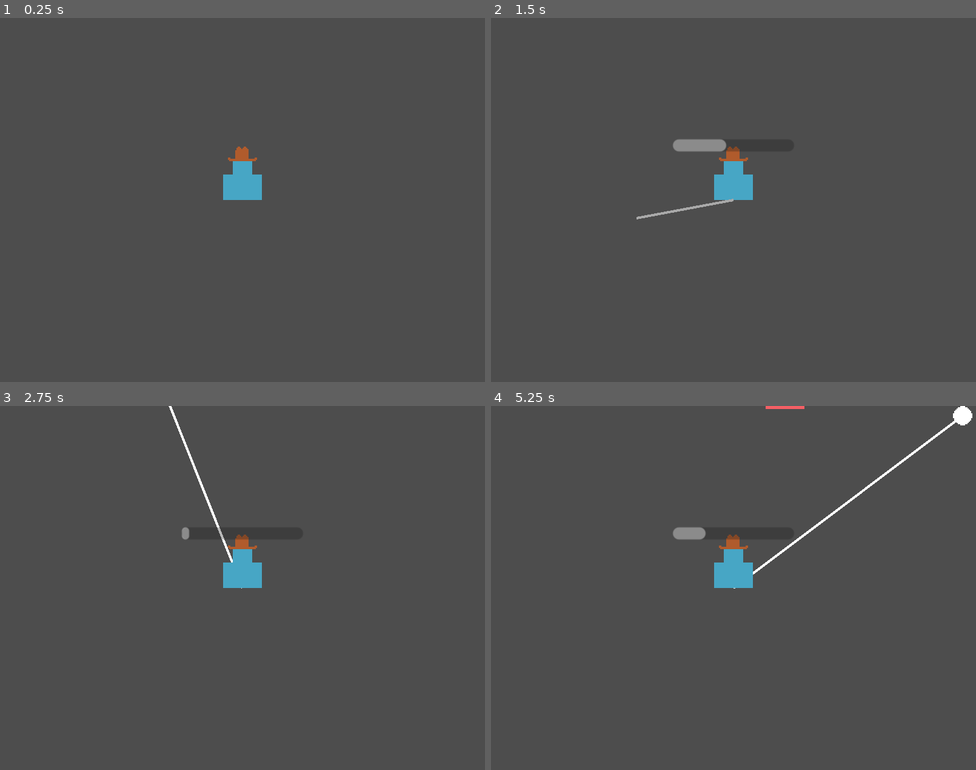
Above: before the commit, frames 1-4 (two rows, left to right).
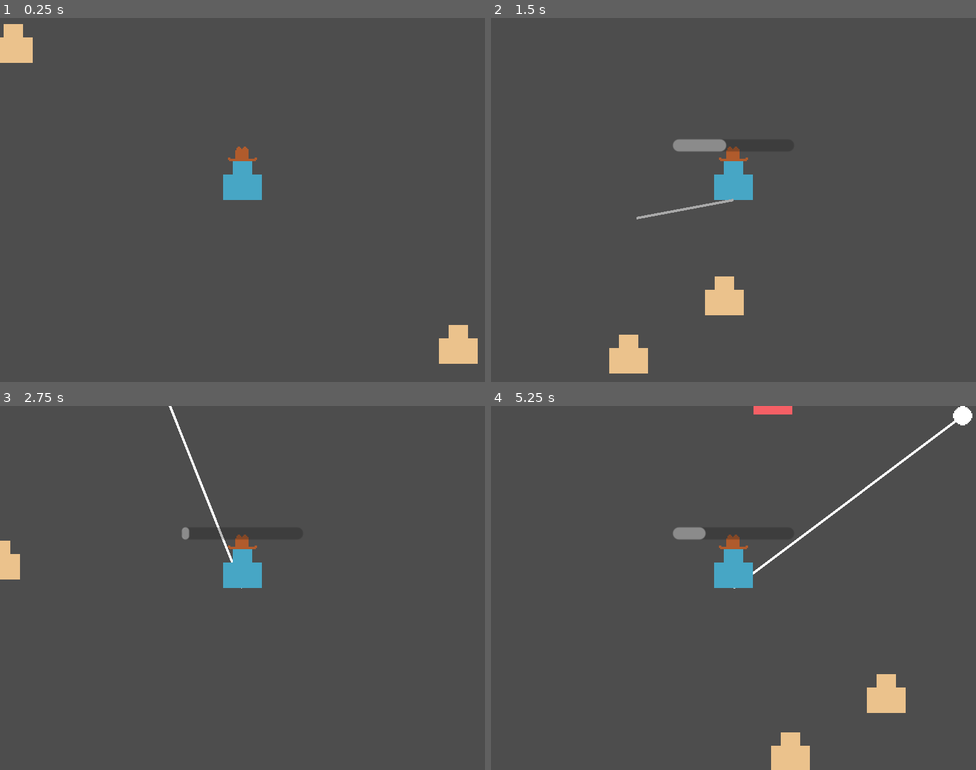
Above: after the commit, the same moments.

Repository: martindzejky/gmtk2025
Game: Godot game, scene res://main.tscn
Same seed, same stepped clock (60 frames per second), same inputs: the game is played once before the commit and once after it.
Inputs (mouse positions are in pixels of both pictures, inside the frame that each line leads up to):
- Up to frame 1 (0.25 s): no input
- Up to frame 2 (1.5 s): tap Enter at 0.5 s; move the mouse to (840, 181) at 0.52 s; hold D (move_right) 0.53-1.28 s; tap Shift (dash) at 0.6, 1.35 s; move the mouse to (636, 218) at 1.27 s; hold S (move_down) from 1.28 s (still down)
- Up to frame 3 (2.75 s): move the mouse to (291, 507) at 2.02 s; release S (move_down) at 2.03 s; hold D (move_right) from 2.03 s (still down); click (291, 507) at 2.1 s; tap Shift (dash) at 2.3 s
- Up to frame 4 (5.25 s): move the mouse to (709, 660) at 2.77 s; release D (move_right) at 2.78 s; hold W (move_up) 2.78-3.53 s; tap Shift (dash) at 2.85, 3.6, 4.55, 5.1 s; move the mouse to (879, 642) at 3.52 s; hold A (move_left) 3.53-5.03 s; move the mouse to (588, 533) at 4.27 s; click (588, 533) at 4.35 s; move the mouse to (757, 588) at 5.02 s; hold S (move_down) from 5.03 s (still down)

The runs differ from the first frame. In frame 1, 1.3% of the frame differs, in the area x 0-99%, y 1-95%; in frame 2, 1.4%; in frame 3, 0.4%; in frame 4, 1.5%, in the area x 54-86%, y 0-100%.

Commit message:
add folk, redo layers

Diff:
--- a/icon.svg
+++ /dev/null
@@ -1 +0,0 @@
-<svg xmlns="http://www.w3.org/2000/svg" width="128" height="128"><rect width="124" height="124" x="2" y="2" fill="#363d52" stroke="#212532" stroke-width="4" rx="14"/><g fill="#fff" transform="translate(12.322 12.322)scale(.101)"><path d="M105 673v33q407 354 814 0v-33z"/><path fill="#478cbf" d="m105 673 152 14q12 1 15 14l4 67 132 10 8-61q2-11 15-15h162q13 4 15 15l8 61 132-10 4-67q3-13 15-14l152-14V427q30-39 56-81-35-59-83-108-43 20-82 47-40-37-88-64 7-51 8-102-59-28-123-42-26 43-46 89-49-7-98 0-20-46-46-89-64 14-123 42 1 51 8 102-48 27-88 64-39-27-82-47-48 49-83 108 26 42 56 81zm0 33v39c0 276 813 276 814 0v-39l-134 12-5 69q-2 10-14 13l-162 11q-12 0-16-11l-10-65H446l-10 65q-4 11-16 11l-162-11q-12-3-14-13l-5-69z"/><path d="M483 600c0 34 58 34 58 0v-86c0-34-58-34-58 0z"/><circle cx="725" cy="526" r="90"/><circle cx="299" cy="526" r="90"/></g><g fill="#414042" transform="translate(12.322 12.322)scale(.101)"><circle cx="307" cy="532" r="60"/><circle cx="717" cy="532" r="60"/></g></svg>
--- a/main.tscn
+++ b/main.tscn
@@ -7,6 +7,7 @@
 [ext_resource type="Resource" uid="uid://bkjxd3s8qho82" path="res://waves/wave_1.tres" id="5_lquwl"]
 [ext_resource type="Resource" uid="uid://cspiwl2qqobau" path="res://waves/wave_2.tres" id="6_7mycd"]
 [ext_resource type="Resource" uid="uid://d1uha8uiqksby" path="res://waves/wave_3.tres" id="7_272bh"]
+[ext_resource type="PackedScene" uid="uid://celdle61b8mey" path="res://objects/folk.tscn" id="8_5vw27"]
 
 [node name="main" type="Node2D"]
 y_sort_enabled = true
@@ -16,3 +17,15 @@
 [node name="wave_spawner" type="Node" parent="."]
 script = ExtResource("2_0xm2m")
 waves = Array[ExtResource("3_lquwl")]([ExtResource("4_1bvp3"), ExtResource("5_lquwl"), ExtResource("6_7mycd"), ExtResource("7_272bh")])
+
+[node name="folk" parent="." instance=ExtResource("8_5vw27")]
+position = Vector2(178, 135)
+
+[node name="folk2" parent="." instance=ExtResource("8_5vw27")]
+position = Vector2(99, 183)
+
+[node name="folk3" parent="." instance=ExtResource("8_5vw27")]
+position = Vector2(-189, -113)
+
+[node name="folk4" parent="." instance=ExtResource("8_5vw27")]
+position = Vector2(-161, -184)
--- a/objects/enemy.tscn
+++ b/objects/enemy.tscn
@@ -7,11 +7,11 @@
 [ext_resource type="Texture2D" uid="uid://cci5ot0ixu4wj" path="res://sprites/dude_captured.png" id="4_3hb37"]
 
 [sub_resource type="CircleShape2D" id="CircleShape2D_882u1"]
-radius = 8.0
+radius = 12.0
 
 [node name="enemy" type="CharacterBody2D" node_paths=PackedStringArray("melee_cooldown_timer", "shoot_cooldown_timer", "sprite") groups=["enemy"]]
-collision_layer = 4
-collision_mask = 15
+collision_layer = 8
+collision_mask = 63
 motion_mode = 1
 script = ExtResource("1_7jlpp")
 melee_strike_distance = 40.0
--- /dev/null
+++ b/objects/folk.tscn
@@ -0,0 +1,21 @@
+[gd_scene load_steps=4 format=3 uid="uid://celdle61b8mey"]
+
+[ext_resource type="Script" uid="uid://cbeifktwaksov" path="res://scripts/folk.gd" id="1_6qcaw"]
+[ext_resource type="Texture2D" uid="uid://vhkk0mpqefa4" path="res://sprites/dude.png" id="5_vn141"]
+
+[sub_resource type="CircleShape2D" id="CircleShape2D_882u1"]
+radius = 12.0
+
+[node name="folk" type="CharacterBody2D" groups=["folk"]]
+collision_layer = 32
+collision_mask = 63
+motion_mode = 1
+script = ExtResource("1_6qcaw")
+
+[node name="sprite" type="Sprite2D" parent="."]
+modulate = Color(0.922207, 0.759877, 0.550042, 1)
+position = Vector2(0, -16)
+texture = ExtResource("5_vn141")
+
+[node name="shape" type="CollisionShape2D" parent="."]
+shape = SubResource("CircleShape2D_882u1")
--- a/objects/hook.tscn
+++ b/objects/hook.tscn
@@ -8,7 +8,7 @@
 radius = 15.0
 
 [node name="hook" type="Area2D" node_paths=PackedStringArray("progress_bar", "raycast") groups=["hook"]]
-collision_mask = 5
+collision_mask = 9
 script = ExtResource("1_vff3s")
 progress_bar = NodePath("progress")
 raycast = NodePath("raycast")
@@ -22,7 +22,7 @@
 shape = SubResource("CircleShape2D_f46kd")
 
 [node name="raycast" type="RayCast2D" parent="."]
-collision_mask = 4
+collision_mask = 8
 
 [node name="progress" type="ProgressBar" parent="."]
 anchors_preset = 7
--- a/objects/player.tscn
+++ b/objects/player.tscn
@@ -11,11 +11,11 @@
 point_count = 2
 
 [sub_resource type="CircleShape2D" id="CircleShape2D_player"]
-radius = 8.0
+radius = 12.0
 
 [node name="player" type="CharacterBody2D" node_paths=PackedStringArray("dash_progress_timer", "dash_cooldown_timer", "dash_cooldown_progress") groups=["player"]]
 collision_layer = 2
-collision_mask = 15
+collision_mask = 63
 motion_mode = 1
 script = ExtResource("1_ykyjo")
 dash_speed = 500.0
--- a/objects/segment.tscn
+++ b/objects/segment.tscn
@@ -11,4 +11,4 @@
 texture = ExtResource("2_x60gg")
 
 [node name="raycast" type="RayCast2D" parent="."]
-collision_mask = 4
+collision_mask = 8
--- a/project.godot
+++ b/project.godot
@@ -10,11 +10,11 @@
 
 [application]
 
-config/name="GMTK 2025"
+config/name="Lasso Sheriff"
 config/version="1"
 run/main_scene="uid://bifqkl6lsp6wc"
 config/features=PackedStringArray("4.4", "GL Compatibility")
-config/icon="res://icon.svg"
+config/icon="uid://dpnid40fk8abh"
 
 [autoload]
 
@@ -32,6 +32,7 @@
 enemy=""
 hook=""
 segment=""
+folk=""
 
 [input]
 
@@ -80,8 +81,10 @@
 
 2d_physics/layer_1="default"
 2d_physics/layer_2="player"
-2d_physics/layer_3="enemy"
-2d_physics/layer_4="captured_enemy"
+2d_physics/layer_3="player_dash"
+2d_physics/layer_4="enemy"
+2d_physics/layer_5="captured_enemy"
+2d_physics/layer_6="folk"
 
 [rendering]
 
--- /dev/null
+++ b/scripts/folk.gd
@@ -0,0 +1 @@
+extends CharacterBody2D
Not shown, removed: icon.svg.import
Not shown: 1 places in main.tscn that only renumber resources
Not shown, added: scripts/folk.gd.uid
